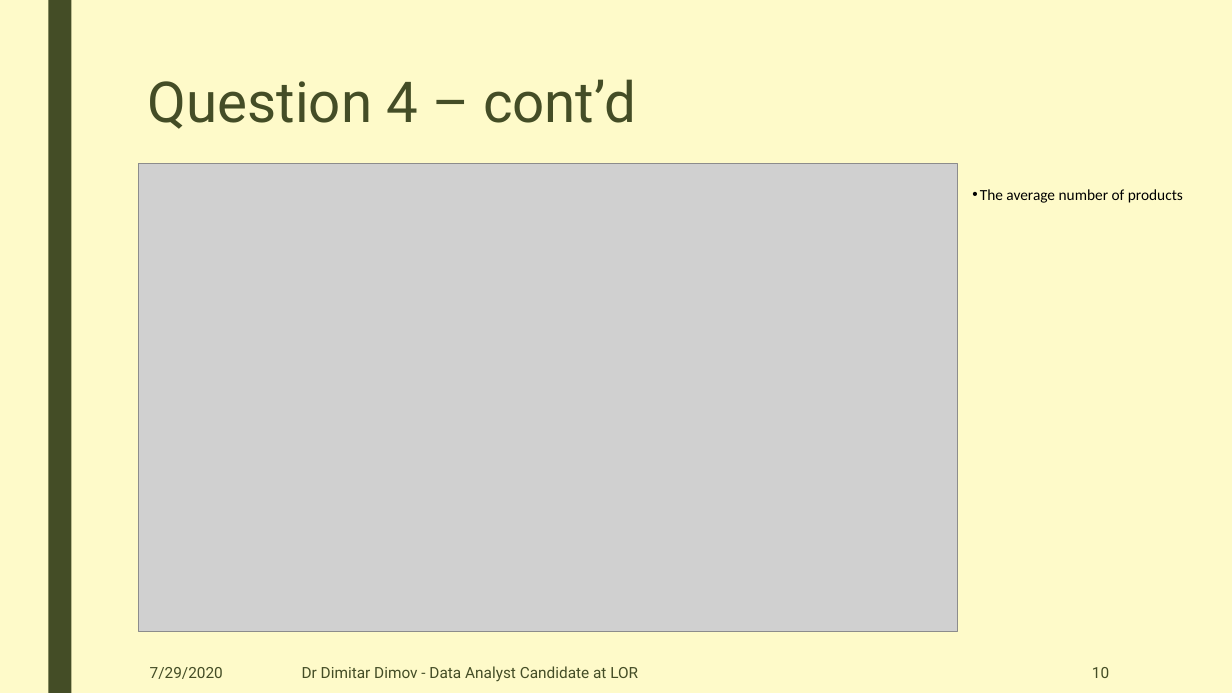
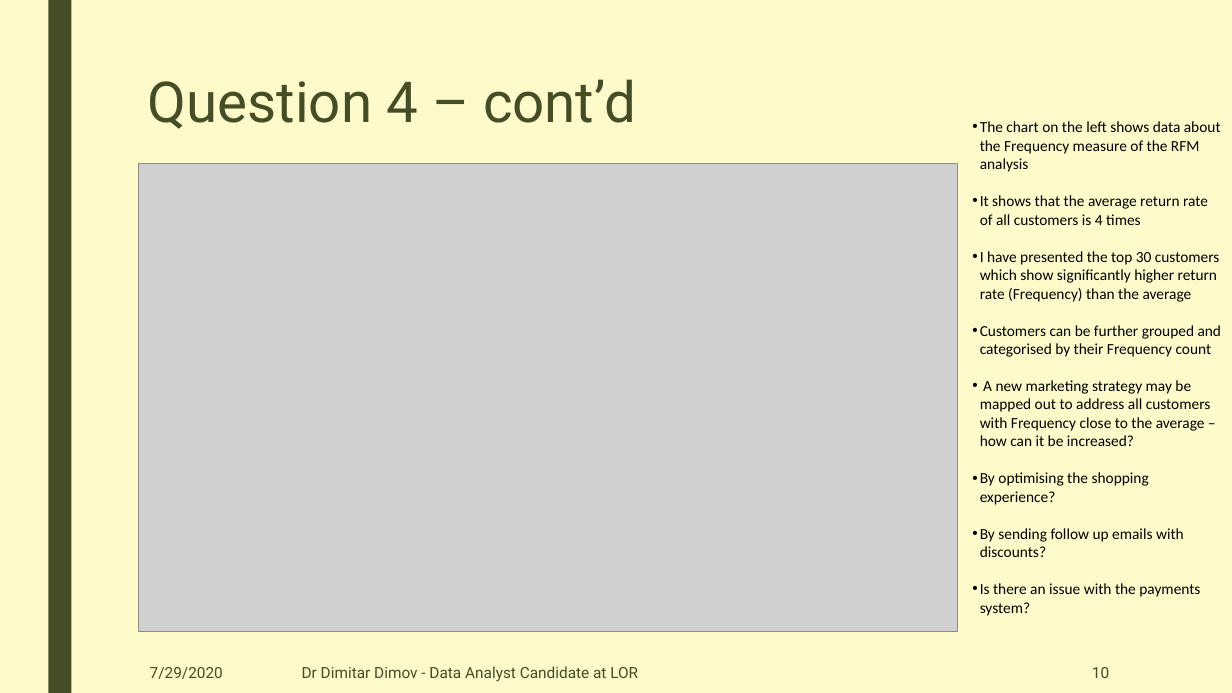
Before and after one commit to DimovDimitar/LOR_Technical_Assessment, a slide deck: slide 10 of DimitarDimovDataAnalystTechAssessmentAnswers.pptx. Drawn at 1232x693 pixels with LibreOffice and Linux fonts; fonts in the diff are those of the drawing; grey boxes stand for pictures. Boxes give left, top, right and bottom in pixels: in the first picture for what was removed or moved away, otherwise in the second. Text is boxed around its words. In the diff, an @@ line names an element or a change of style, - is before the commit and + after.

```diff
--- a/DimitarDimovDataAnalystTechAssessmentAnswers.pptx
+++ b/DimitarDimovDataAnalystTechAssessmentAnswers.pptx
@@ text at box(980, 121, 1222, 616): text changed @@
-• The average number of products
+• The chart on the left shows data about the Frequency measure of the RFM analysis
+• It shows that the average return rate of all customers is 4 times
+• I have presented the top 30 customers which show significantly higher return rate (Frequency) than the average
+• Customers can be further grouped and categorised by their Frequency count
+• A new marketing strategy may be mapped out to address all customers with Frequency close to the average – how can it be increased?
+• By optimising the shopping experience?
+• By sending follow up emails with discounts?
+• Is there an issue with the payments system?
```
Also in this commit, not shown: 7 other slides changed, 4 other files.
